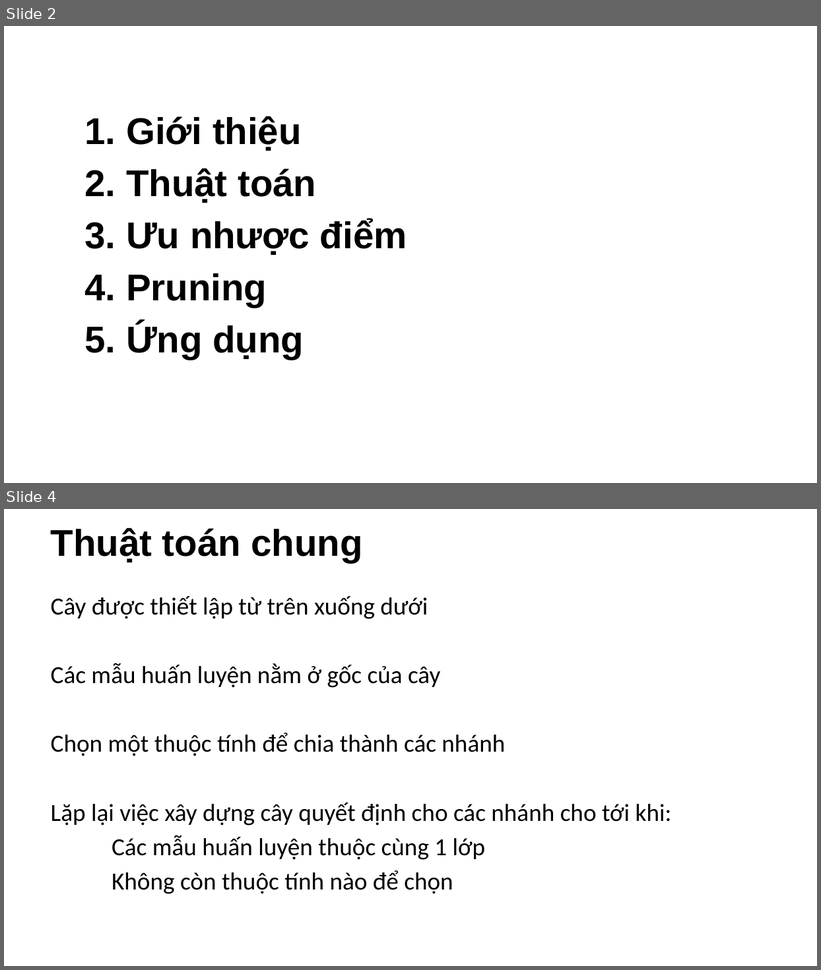
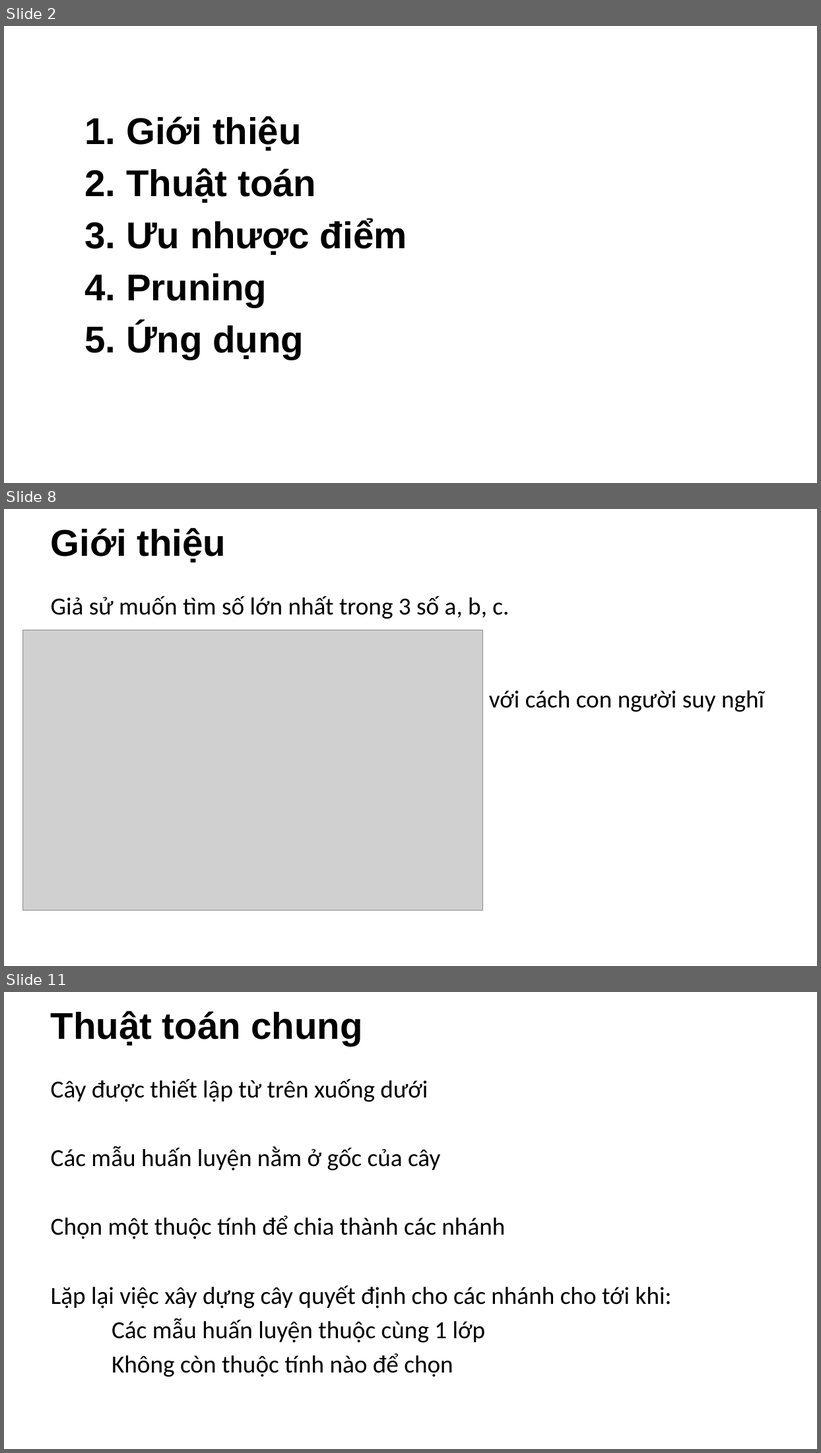
Before and after one commit to NCMyTu/CS523, a slide deck: slide/decision_tree.pptx. Shown one above the other, each under a label of ours: slides 2 and 4 before the commit, slides 2, 8 and 11 after it; the slides between them are not shown. The pictures are 821x970 and 821x1453 pixels, drawn with LibreOffice and Linux fonts; fonts in the diff are those of the drawing; grey boxes stand for pictures; background and template pictures are left out. Boxes give left, top, right and bottom in pixels: in the first picture for what was removed or moved away, otherwise in the second. Text is boxed around its words. In the diff, an @@ line names an element or a change of style, - is before the commit and + after.

```diff
--- a/slide/decision_tree.pptx
+++ b/slide/decision_tree.pptx
@@ slide 8 added at (4,509,817,966), background picture (left out) @@
@@ title added at (51,528,226,562), 44 pt, text #000000, bold @@
+Giới thiệu
@@ text added at (51,596,764,714), 29 pt, text #000000 @@
+Giả sử muốn tìm số lớn nhất trong 3 số a, b, c.
+                Giống với cách con người suy nghĩ
@@ picture added at (23,630,483,910) @@
@@ what was slide 4 is now slide 11 @@
```
Also in this commit, not shown: 3 slides changed, 7 other slides added.
